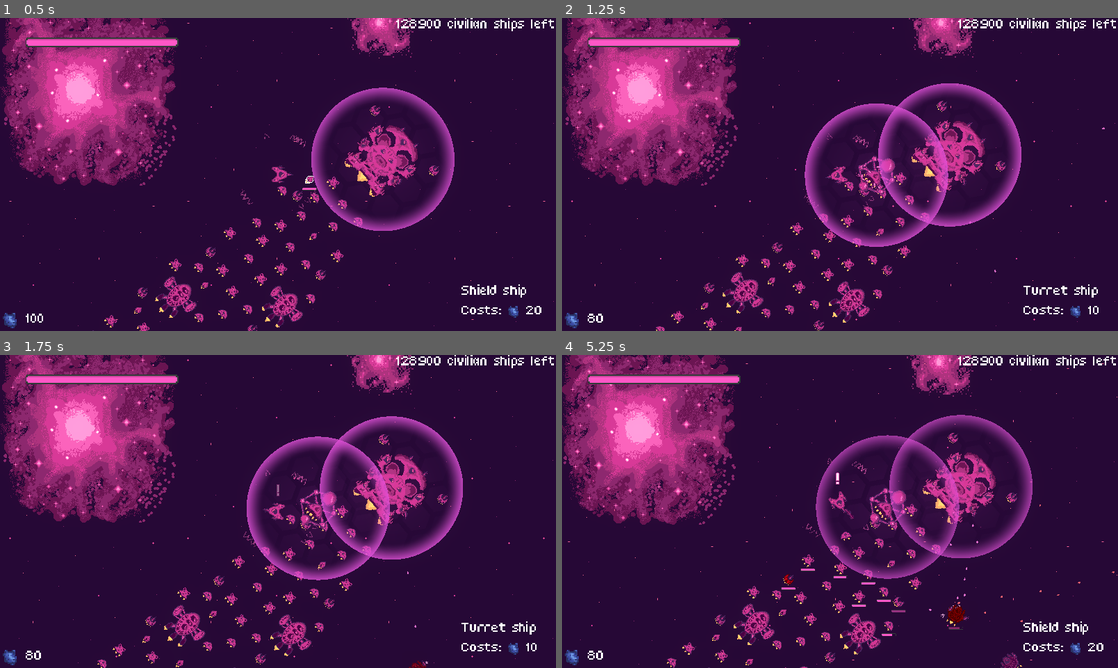
Above: before the commit, frames 1-4 (two rows, left to right).
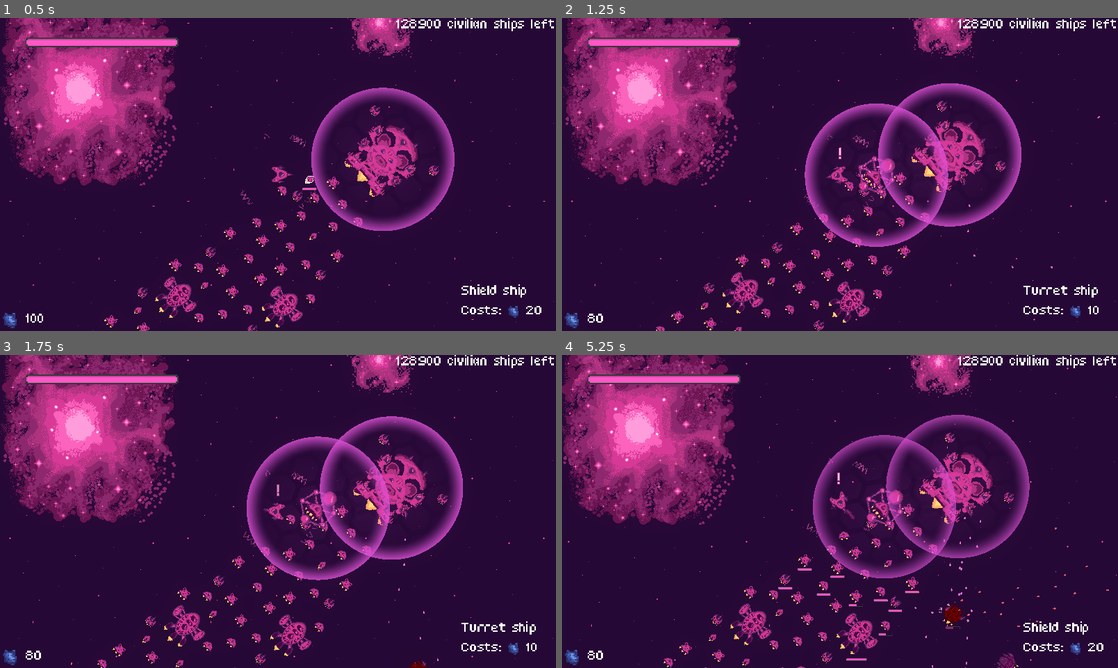
Above: after the commit, the same moments.

Repository: bear-minimum-studio/space-bear
Game: Godot game, scene res://Game.tscn
Same seed, same stepped clock (60 frames per second), same inputs: the game is played once before the commit and once after it.
Inputs:
- Up to frame 1 (0.5 s): no input
- Up to frame 2 (1.25 s): tap Enter (upgrade) at 0.5 s; hold Right (turn_right) from 0.53 s (still down); hold X (cycle_selection) from 0.53 s (still down)
- Up to frame 3 (1.75 s): release Right (turn_right) at 1.28 s; release X (cycle_selection) at 1.28 s; hold Ctrl (brake) from 1.28 s (still down); tap Down (decelerate) at 1.35 s
- Up to frame 4 (5.25 s): release Ctrl (brake) at 2.03 s; hold Right (turn_right) 2.03-2.78 s; hold Space (fire) 2.03-2.78 s; hold Up (accelerate) 2.78-3.53 s; tap C (follow_me) at 2.85 s; hold G (grappling_hook) 3.53-4.28 s; hold Left (turn_left) 3.53-5.03 s; tap X (cycle_selection) at 4.35 s; hold Ctrl (brake) from 5.03 s (still down); tap Down (decelerate) at 5.1 s

Frame 1 is identical in both runs. In frame 2, less than 0.1% of the frame differs, in the area x 49-98%, y 31-82%; in frame 3, less than 0.1%; in frame 4, 9.9%, in the area x 0-100%, y 0-100%.

Commit message:
fix: put back proper default values for bullet turret

Diff:
--- a/npc/BulletTurret.tscn
+++ b/npc/BulletTurret.tscn
@@ -9,8 +9,9 @@
 
 [node name="BulletTurret" instance=ExtResource("1_d2kce")]
 script = ExtResource("2_4n7jk")
-bullet_spread = 0.0
+bullet_spread = 10.0
 bullet_speed = 500.0
+shots_per_second = 12.0
 
 [node name="CollisionShape2D" parent="." index="0"]
 shape = SubResource("CircleShape2D_vx33a")
